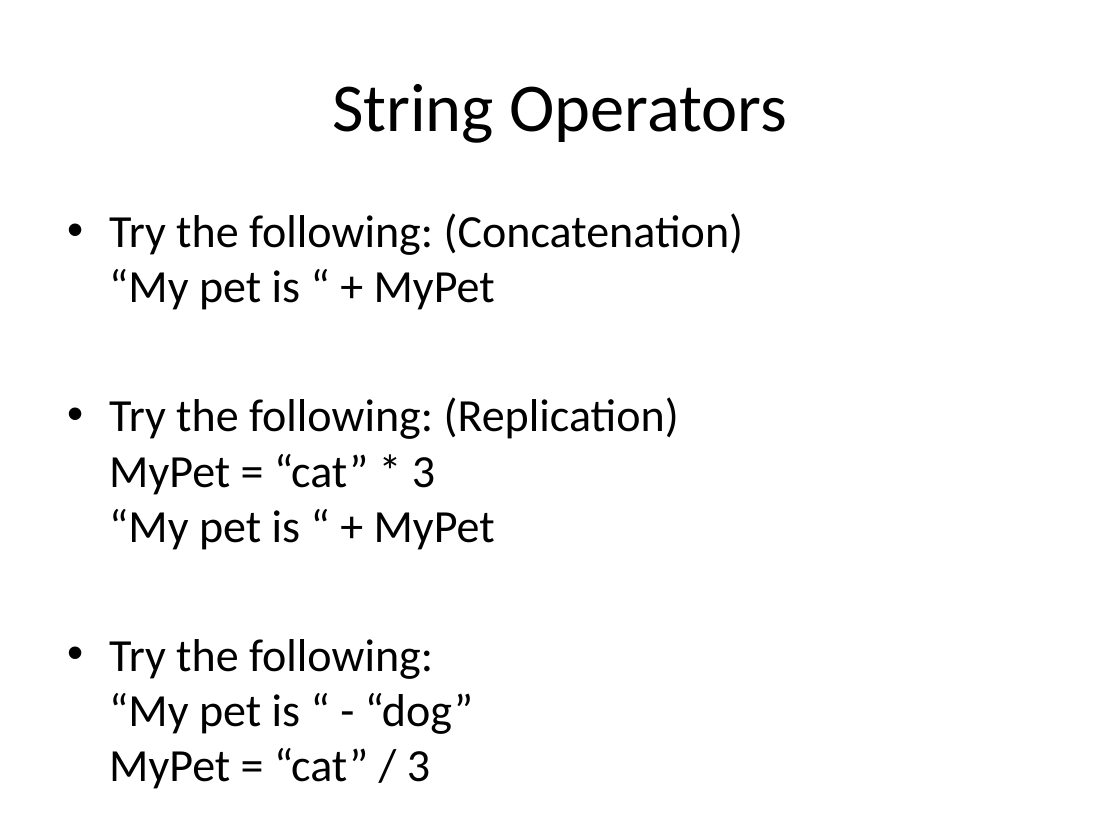
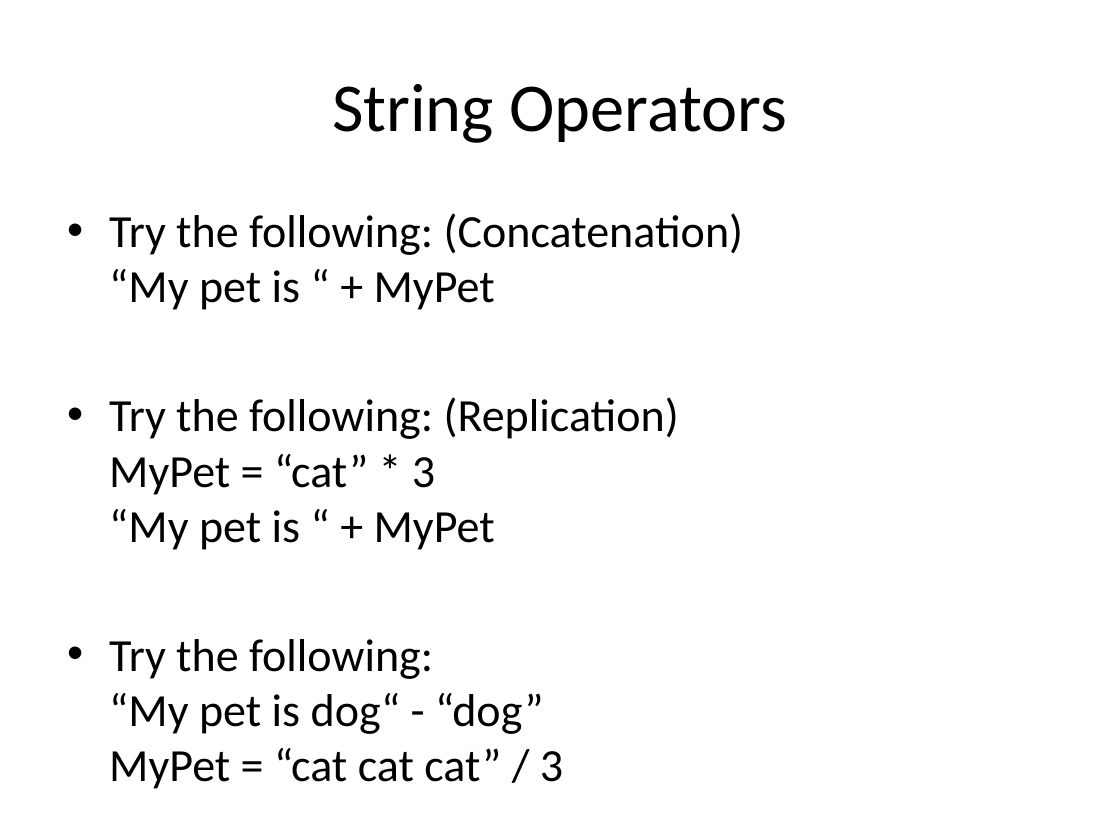
Before and after one commit to Greg5519/Old4C, a slide deck: slide 8 of Daily Agendas/Day2.5_Programming1.pptx. Drawn at 1120x840 pixels with LibreOffice and Linux fonts; fonts in the diff are those of the drawing. Boxes give left, top, right and bottom in pixels: in the first picture for what was removed or moved away, otherwise in the second. Text is boxed around its words. In the diff, an @@ line names an element or a change of style, - is before the commit and + after.

```diff
--- a/Daily Agendas/Day2.5_Programming1.pptx
+++ b/Daily Agendas/Day2.5_Programming1.pptx
@@ text at bbox=[109, 639, 563, 789]: text changed @@
-• Try the following:
-  “My pet is “ - “dog”
-  MyPet = “cat” / 3
+• Try the following:
+  “My pet is dog“ - “dog”
+  MyPet = “cat cat cat” / 3
```
Also in this commit, not shown: 1 other slide changed.
